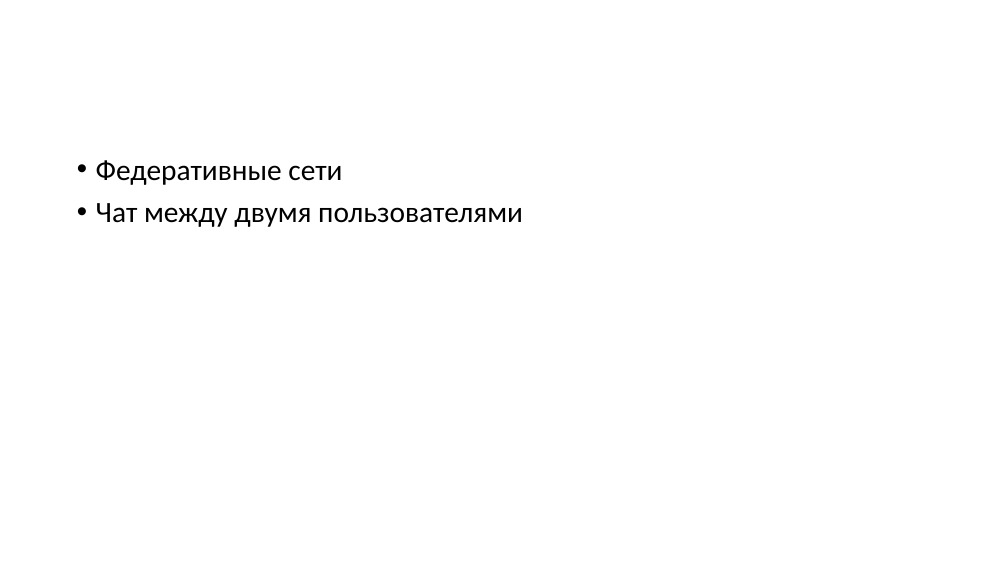
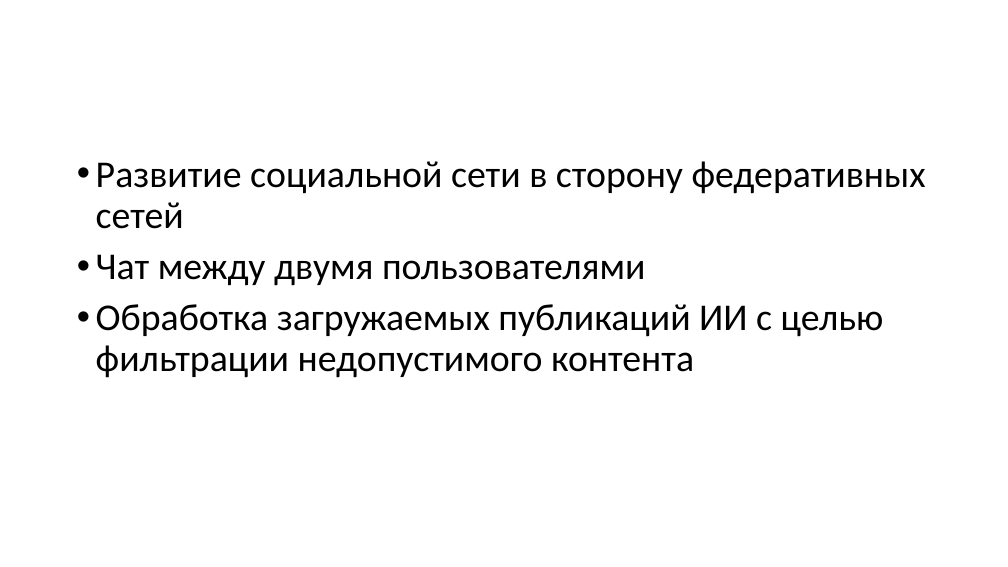
Before and after one commit to lemm17/gachigram, a slide deck: slide 35 of Презентации/3/3.pptx. Drawn at 1008x567 pixels with LibreOffice and Linux fonts; fonts in the diff are those of the drawing. Boxes give left, top, right and bottom in pixels: in the first picture for what was removed or moved away, otherwise in the second. Text is boxed around its words. In the diff, an @@ line names an element or a change of style, - is before the commit and + after.

```diff
--- a/Презентации/3/3.pptx
+++ b/Презентации/3/3.pptx
@@ text at [96, 161, 926, 229]: text changed; size 28 to 36 pt @@
-• Федеративные сети
+• Развитие социальной сети в сторону федеративных сетей
@@ text at [96, 254, 646, 286]: size 28 to 36 pt in "Чат между двумя пользователями" @@
@@ text at [96, 304, 884, 378]: paragraph added @@
+• Обработка загружаемых публикаций ИИ с целью фильтрации недопустимого контента
```
Also in this commit, not shown: 4 other slides changed, 1 other file.
